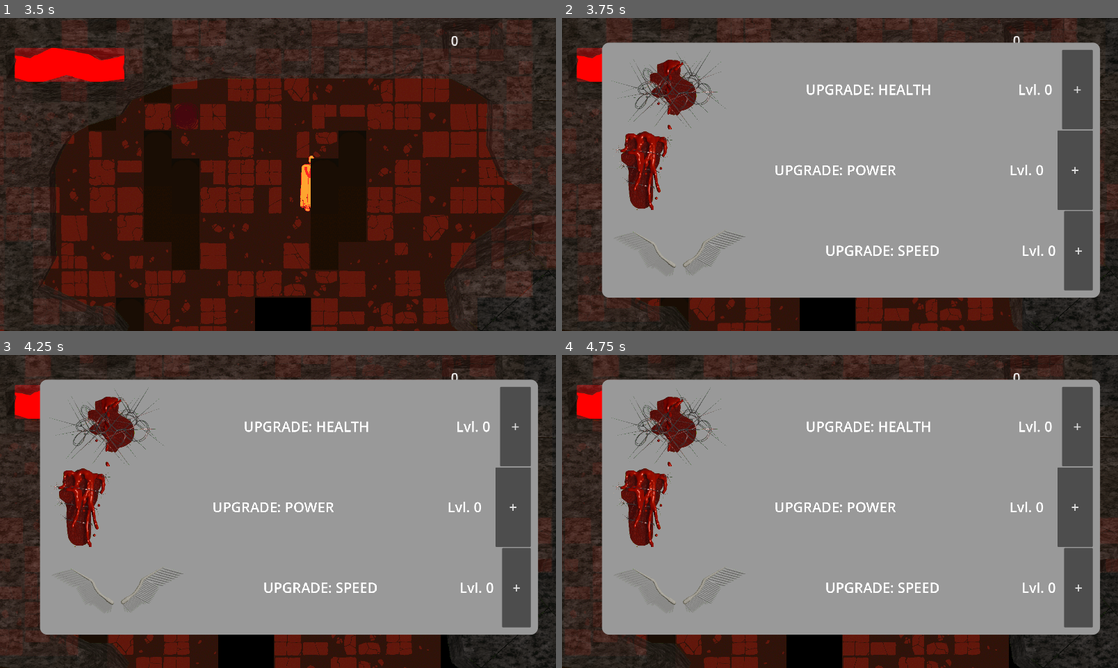
Above: before the commit, frames 1-4 (two rows, left to right).
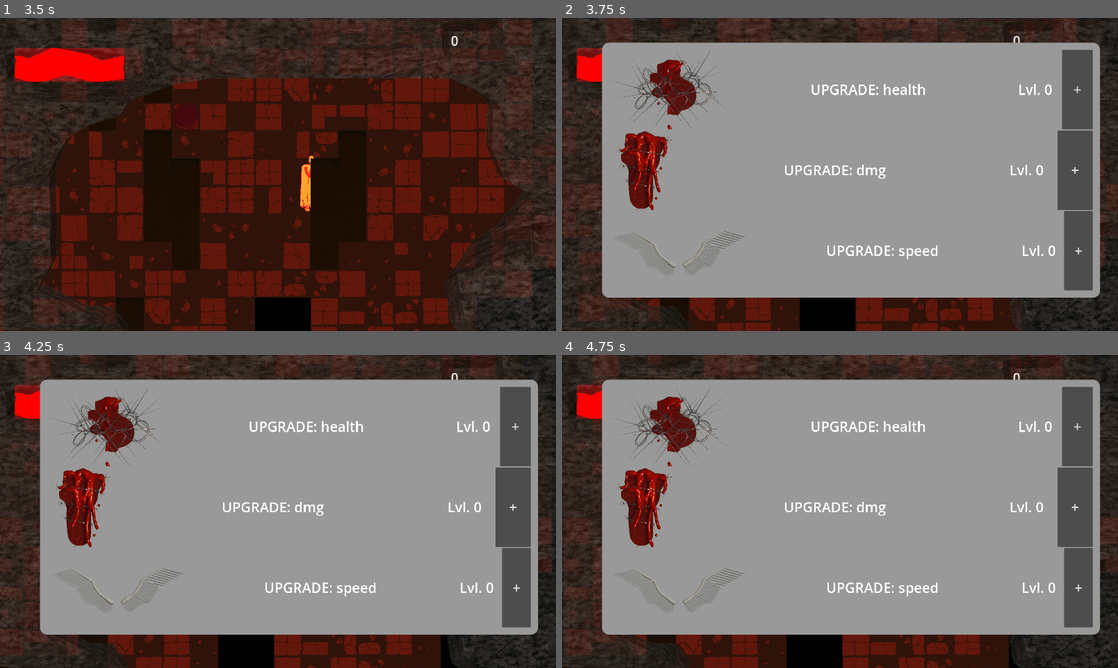
Above: after the commit, the same moments.

Repository: jible/capstone
Game: Godot game, scene res://scenes/testScenes/main_menu.tscn
Same seed, same stepped clock (60 frames per second), same inputs: the game is played once before the commit and once after it. The engine's default icon, where the game draws it, is replaced by a stand-in: a white triangle on a blue panel in a dark square.
Inputs (mouse positions are in pixels of both pictures, inside the frame that each line leads up to):
- Up to frame 1 (3.5 s): click (278, 252) at 0.5 s; move the mouse to (400, 158) at 1.27 s; hold Right (right) 1.28-2.03 s; hold Space (attack) 1.28-2.03 s; move the mouse to (166, 190) at 2.02 s; hold Down (down) 2.03-2.78 s; tap Space (attack) at 2.1 s; move the mouse to (333, 105) at 2.77 s; hold Right (right) from 2.78 s (still down); hold Space (attack) from 2.78 s (still down)
- Up to frame 2 (3.75 s): move the mouse to (812, 237) at 3.52 s; release Right (right) at 3.53 s; release Space (attack) at 3.53 s; hold Tab (OpenUpgrades) from 3.53 s (still down); tap Space (attack) at 3.6 s
- Up to frame 3 (4.25 s): keep holding Tab (OpenUpgrades)
- Up to frame 4 (4.75 s): move the mouse to (1006, 558) at 4.27 s; release Tab (OpenUpgrades) at 4.28 s; hold Left (left) from 4.28 s (still down); hold Space (attack) from 4.28 s (still down)

Frame 1 is identical in both runs. In frame 2, 1.0% of the frame differs, in the area x 38-68%, y 21-78%; in frame 3, 1.0%; in frame 4, 1.0%.

Commit message:
fixed ui name bug
because the upgrade names are hardcoded and used to index dictionaries, changing the name of the upgrade makes it so that you can't upgrade it. Jackson will be refactoring to remove the hardcoding

Diff:
--- a/scenes/prefabs/ui_elements/stat_upgrade_ui.tscn
+++ b/scenes/prefabs/ui_elements/stat_upgrade_ui.tscn
@@ -55,17 +55,17 @@
 
 [node name="StatUpgrade" parent="MarginContainer/Panel/MarginContainer/VBoxContainer" instance=ExtResource("1_ekqrg")]
 layout_mode = 2
-stat_name = "HEALTH"
+stat_name = "health"
 upgrade_icon = ExtResource("3_klydc")
 
 [node name="StatUpgrade2" parent="MarginContainer/Panel/MarginContainer/VBoxContainer" instance=ExtResource("1_ekqrg")]
 layout_mode = 2
-stat_name = "POWER"
+stat_name = "dmg"
 upgrade_icon = ExtResource("4_0piuq")
 
 [node name="StatUpgrade3" parent="MarginContainer/Panel/MarginContainer/VBoxContainer" instance=ExtResource("1_ekqrg")]
 layout_mode = 2
-stat_name = "SPEED"
+stat_name = "speed"
 upgrade_icon = ExtResource("5_wylq6")
 
 [node name="AudioStreamPlayer" type="AudioStreamPlayer" parent="."]
